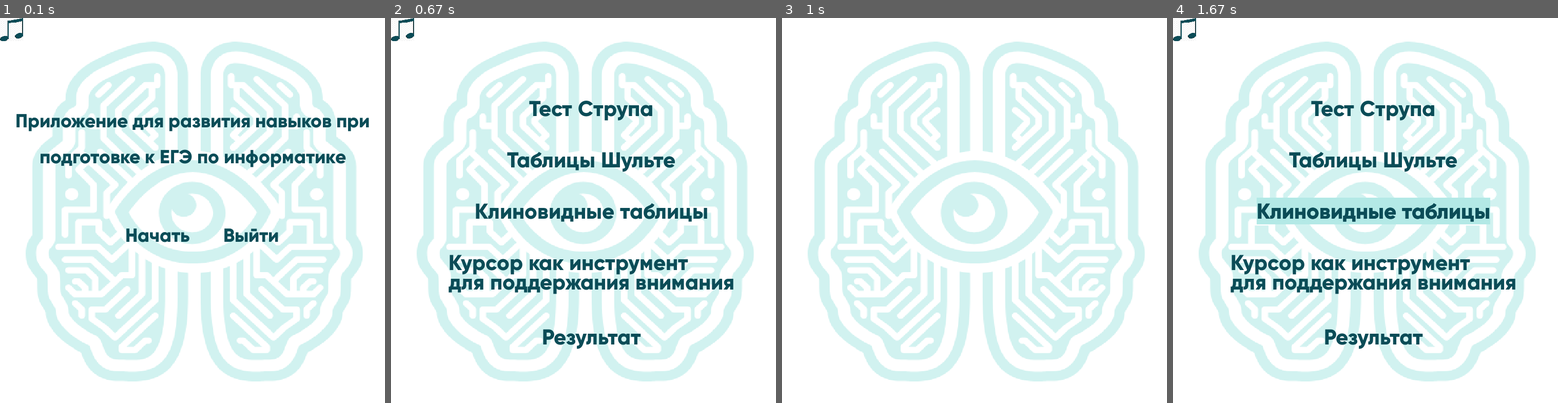
Above: before the commit, frames 1-4 (left to right).
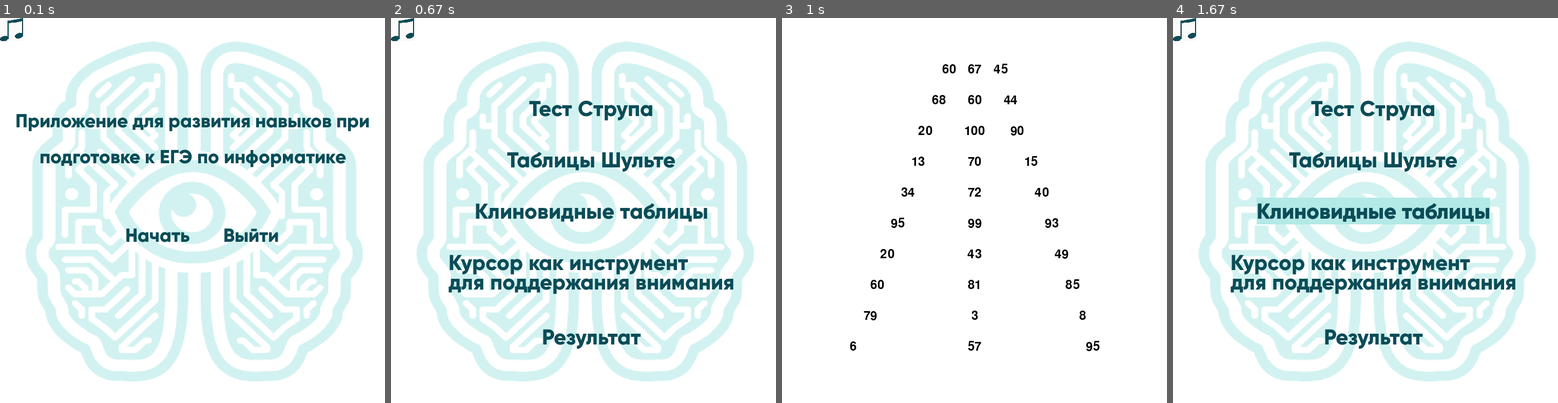
Above: after the commit, the same moments.

Repository: juliadddddddddddddddddddddddddd/pygame
Game: pygame game, started from po.py
Two runs of this game, one before a commit and one after it. Both use one fixed random seed, a clock stepped at 60 frames per second and the inputs below.
Inputs (mouse positions are in pixels of both pictures, inside the frame that each line leads up to):
- Up to frame 1 (0.1 s): no input
- Up to frame 2 (0.67 s): click (568, 229) at 0.38 s
- Up to frame 3 (1 s): click (882, 214) at 0.72 s
- Up to frame 4 (1.67 s): click (1246, 299) at 1.05 s; click (1265, 68) at 1.38 s

Frames 1-2 are identical in both runs. In frame 3, 33% of the frame differs, in the area x 6-95%, y 6-95%; in frame 4, nothing differs.

Commit message:
с клиновидными таблицами

Diff:
--- a/po.py
+++ b/po.py
@@ -26,6 +26,7 @@
 BLUE = (0, 0, 255)
 VIOLET = (105, 0, 198)
 ORANGE = (255, 102, 0)
+WHITE = (255, 255, 255)
 COLORS = [RED, YELLOW, GREEN, BLUE, VIOLET, ORANGE]
 COLOR_WORD = ['КРАСНЫЙ', 'ОРАНЖЕВЫЙ', 'СИНИЙ', 'ФИОЛЕТОВЫЙ', 'ЗЕЛЕНЫЙ', 'ЖЕЛТЫЙ']
 
@@ -82,20 +83,47 @@
 
 def Table(screen):
     clock = pygame.time.Clock()
-    screen.fill((255, 255, 255))
-    fon = pygame.transform.scale(load_image('когнетивные2.png'),
-                                 (width, height))
-    screen.blit(fon, (0, 0))
-    while True:
-        even_list = pygame.event.get()
-        for event in even_list:
-            if event.type == pygame.QUIT:
-                terminate()
+    num = RandomNumbersDisplay()
+    alpth = num.generate_random_numbers(10)
+    alpth1 = num.generate_additional_numbers(20)
+    running = True
+    while running:
+        for event in pygame.event.get():
+            if event.type == pygame.QUIT:
+                running = False
             elif event.type == pygame.MOUSEBUTTONDOWN and event.button == 1:
                 return
-        screen.blit(fon, (0, 0))
-        pygame.display.flip()
-        clock.tick(FPS)
+        num.display_numbers(alpth, alpth1)
+        pygame.display.flip()
+        clock.tick(FPS)
+
+
+class RandomNumbersDisplay:
+    def __init__(self):
+        self.font = pygame.font.Font(None, 36)
+
+    def generate_random_numbers(self, count):
+        return [random.randint(1, 100) for _ in range(count)]
+
+    def generate_additional_numbers(self, add_count):
+        return [str(random.randint(1, 100)) for _ in range(add_count)]
+
+    def display_numbers(self, numbers, numbers1):
+        screen.fill((255, 255, 255))
+        y = 100  # Начальная координата Y для вывода чисел
+        x = 50
+        for i in range(len(numbers)):
+            text_surface = self.font.render(str(numbers[i]), True, (0, 0, 0))
+            text_rect = text_surface.get_rect(center=(width // 2, y))
+            screen.blit(text_surface, text_rect)
+            text_surface_x_left = self.font.render(str(numbers1[2 * i]), True, (0, 0, 0))
+            text_rect_x_left = text_surface.get_rect(center=(width // 2 + x, y))
+            screen.blit(text_surface_x_left, text_rect_x_left)
+            text_surface_x_right = self.font.render(str(numbers1[2 * i + 1]), True, (0, 0, 0))
+            text_rect_x_right = text_surface.get_rect(center=(width // 2 - x, y))
+            screen.blit(text_surface_x_right, text_rect_x_right)
+            y += 60  # Увеличение координаты Y для следующего числа
+            x += 20
 
 
 def Cursor(screen):
@@ -508,7 +536,6 @@
             elif event.type == pygame.MOUSEBUTTONDOWN and event.button == 1:
                 return
 
-
         screen.blit(fon, (0, 0))
         pygame.display.flip()
         clock.tick(FPS)
